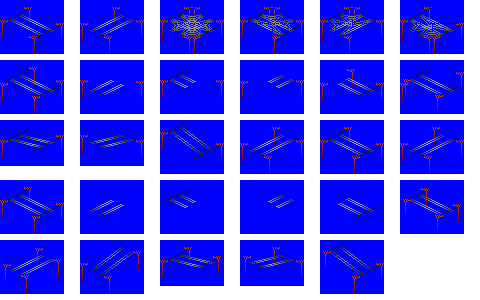
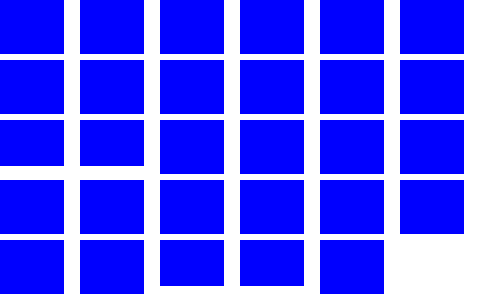
Comparing the layer stacks of the two 480x300 images. Changes:
renamed "ELRL_back_coruna" to "BACK_COR", hid it, painted on it over [4,8,461,294]
renamed "ELRL_front_coruna" to "FRON_COR", hid it, painted on it over [0,7,464,282]
